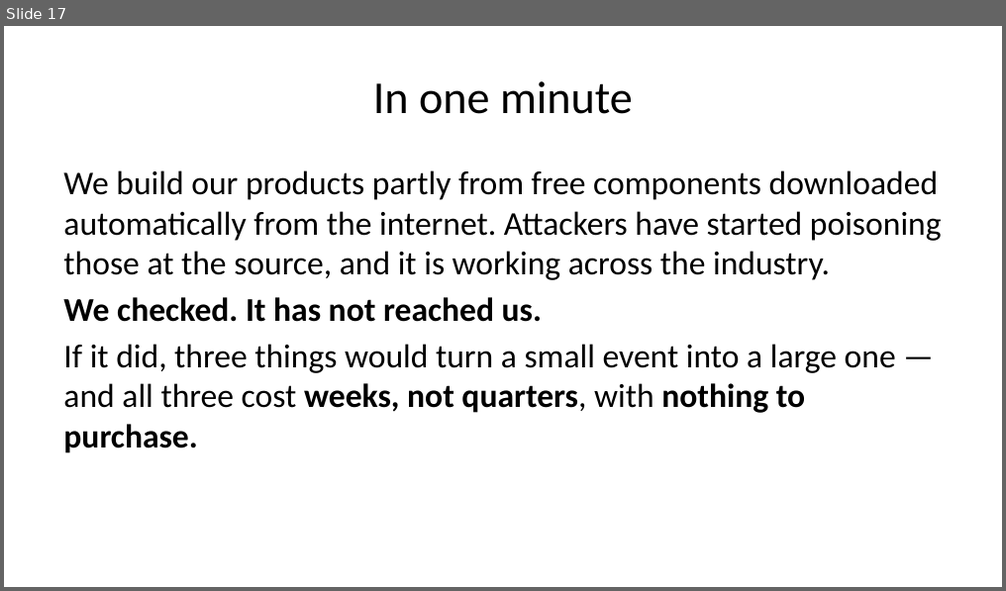
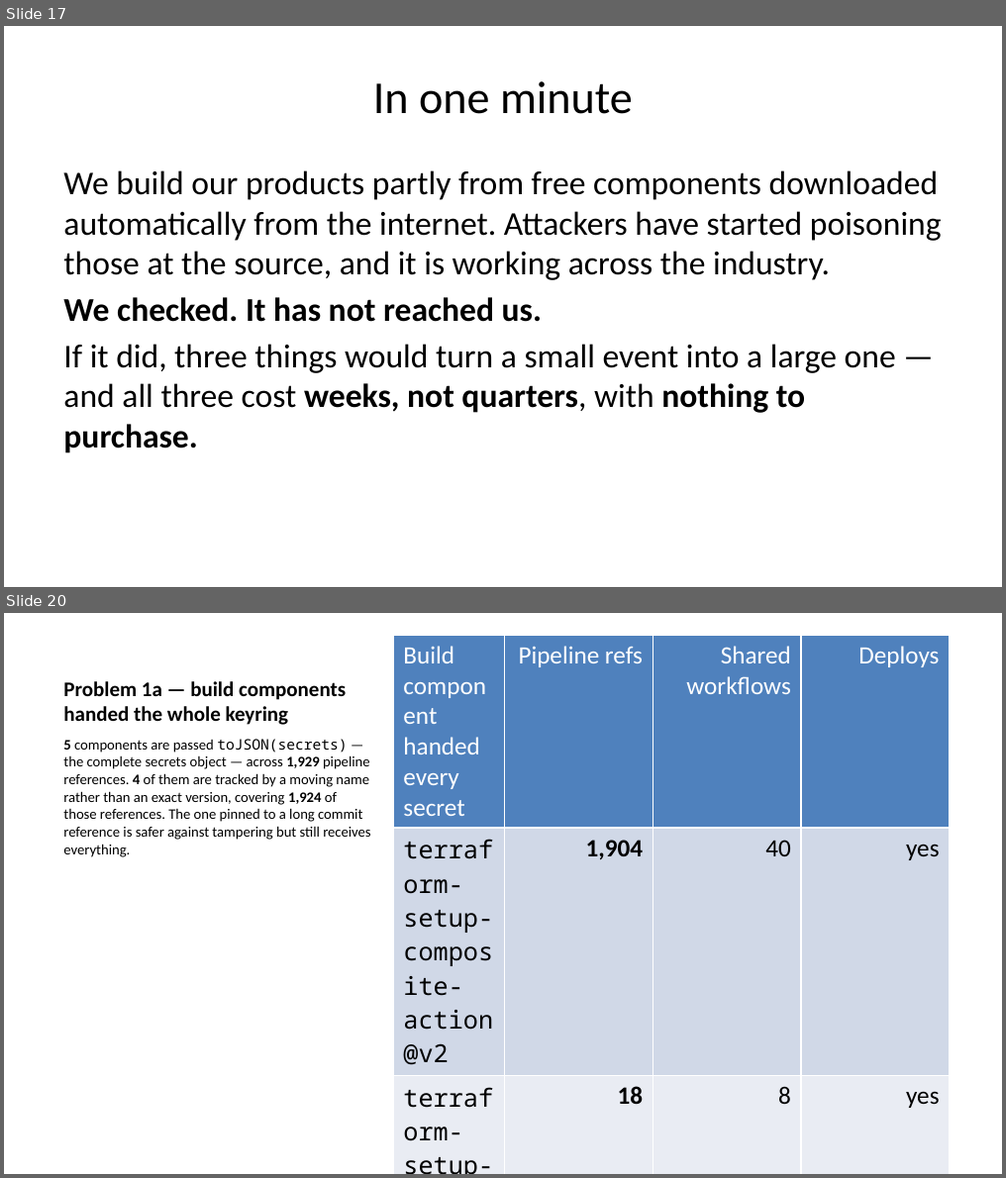
Before and after one commit to sealmindset/auditgithub, a slide deck: docs/playbooks/npm-supply-chain-exposure-slides.pptx. Shown one above the other, each under a label of ours: slide 17 before the commit, slides 17 and 20 after it; the slides between them are not shown. The pictures are 1006x591 and 1006x1178 pixels, drawn with LibreOffice and Linux fonts; fonts in the diff are those of the drawing. Boxes give left, top, right and bottom in pixels: in the first picture for what was removed or moved away, otherwise in the second. Text is boxed around its words. In the diff, an @@ line names an element or a change of style, - is before the commit and + after.

```diff
--- a/docs/playbooks/npm-supply-chain-exposure-slides.pptx
+++ b/docs/playbooks/npm-supply-chain-exposure-slides.pptx
@@ slide 20 added at <box>4,613,1002,1174</box>, background #FFFFFF @@
@@ table added at <box>393,635,950,1113</box>, 6 rows, 4 columns @@
+Build component handed every secret | Pipeline refs | Shared workflows | Deploys
+terraform-setup-composite-action@v2 | 1,904 | 40 | yes
+terraform-setup-composite-action@v1 | 18 | 8 | yes
+Firenza/secrets-to-env@7da604dcd013382fa0b2c9b6aeb33400f10bf322 | 5 | 1 | —
+Firenza/secrets-to-env@v1.3.0 | 1 | 1 | —
+secrets-to-tfvars-file-creator@v1 | 1 | 1 | yes
@@ title added at <box>63,681,346,725</box>, 15 pt, text #000000, bold @@
+Problem 1a — build components handed the whole keyring
@@ text added at <box>63,739,370,858</box>, 10.5 pt, text #000000 @@
+5 components are passed toJSON(secrets) — the complete secrets object — across 1,929 pipeline references. 4 of them are tracked by a moving name rather than an exact version, covering 1,924 of those references. The one pinned to a long commit reference is safer against tampering but still receives everything.
```
Also in this commit, not shown: 2 slides changed, 23 other slides added, 11 other files.
